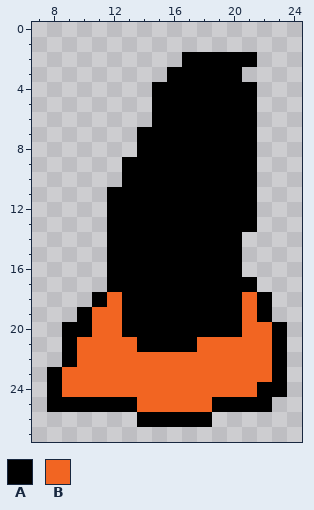
A pixel-art sprite gets an edit: game/sprites/spr_arm/layers/452f103d-001c-4028-b67b-731ef78f4cf9/2695e24a-45f4-41ae-b4b6-3a4180d7589e.png. Above: the version before the commit.
The file is 32x32 pixels. Shown: x 7..24, y 0..27.
Palette (. is transparent): A #000000  B #f26522
Pixels before, first column x 8:
 2 .........AAAAA..
 3 ........AAAAA...
 4 .......AAAAAAA..
 5 .......AAAAAAA..
 6 .......AAAAAAA..
 7 ......AAAAAAAA..
 8 ......AAAAAAAA..
 9 .....AAAAAAAAA..
10 .....AAAAAAAAA..
11 ....AAAAAAAAAA..
12 ....AAAAAAAAAA..
13 ....AAAAAAAAAA..
14 ....AAAAAAAAA...
15 ....AAAAAAAAA...
16 ....AAAAAAAAA...
17 ....AAAAAAAAAA..
18 ...ABAAAAAAAABA.
19 ..ABBAAAAAAAABA.
20 .AABBAAAAAAAABBA
21 .ABBBBAAAABBBBBA
22 .ABBBBBBBBBBBBBA
23 ABBBBBBBBBBBBBBA
24 ABBBBBBBBBBBBBAA
25 AAAAAABBBBBAAAA.
26 ......AAAAA.....
Now the later version:
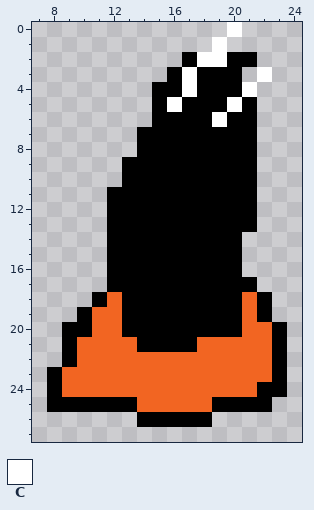
Colours new in this view: C #ffffff
Change:
y 0: x 20 . -> C
y 1: x 19 . -> C
y 2: x 18..19 AA -> CC
y 3: x 17 A -> C; x 22 . -> C
y 4: x 17 A -> C; x 21 A -> C
y 5: x 16 A -> C; x 20 A -> C
y 6: x 19 A -> C
